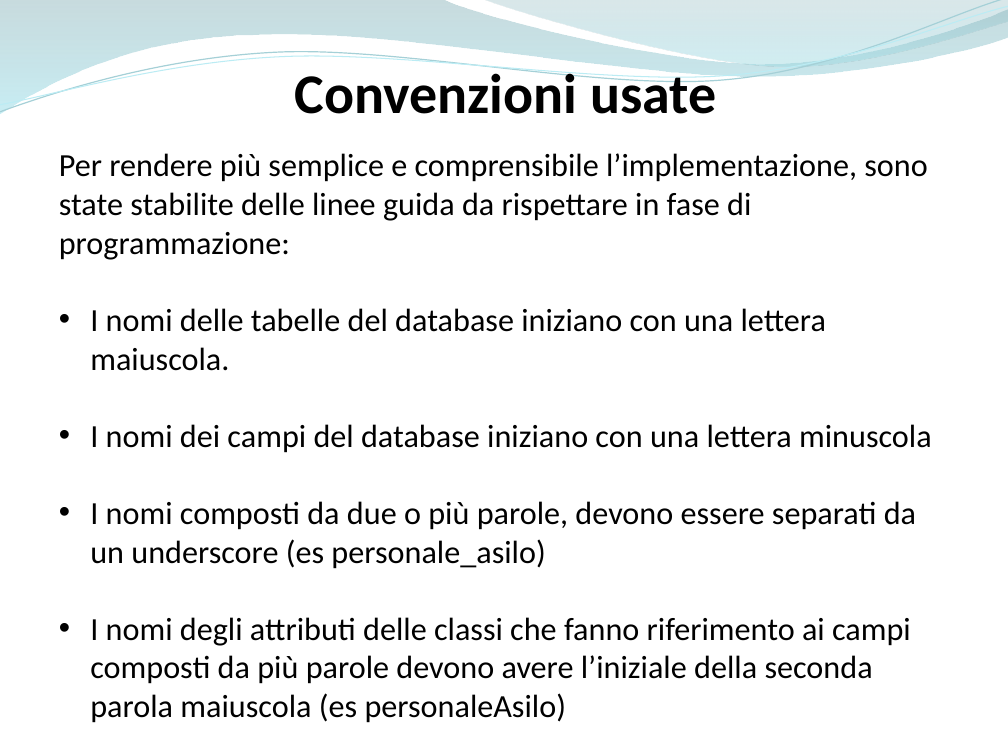
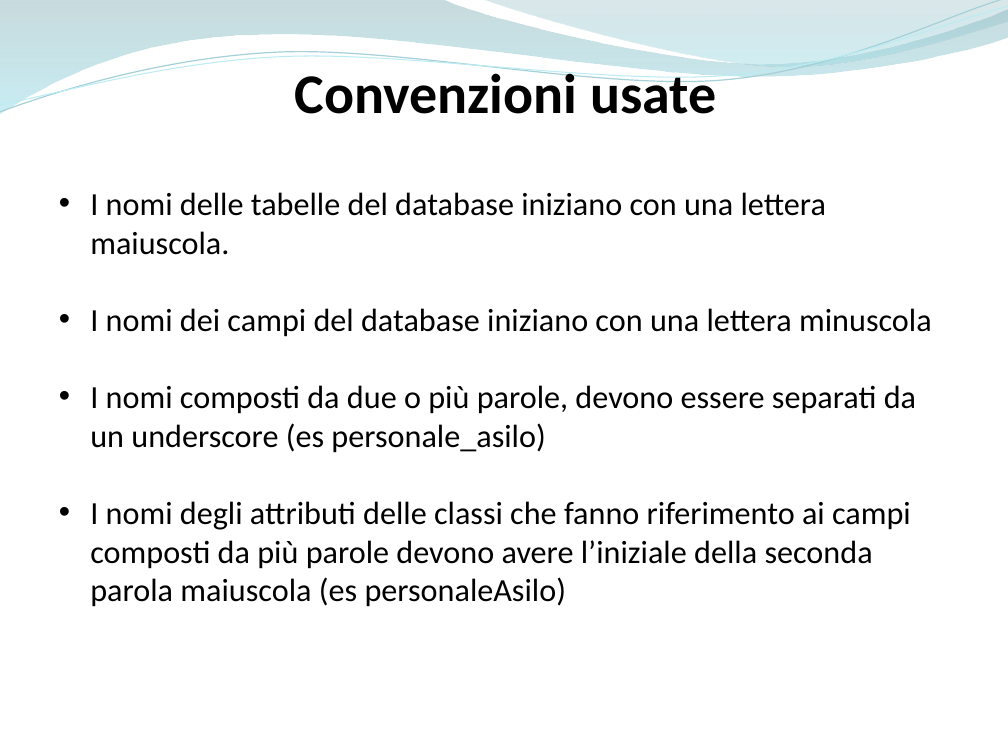
Before and after one commit to ammirate/at-silo, a slide deck: slide 3 of Presentazione/Atsilo2/Luigi/Luigi_PresentazioneFinale.pptx. Drawn at 1008x756 pixels with LibreOffice and Linux fonts; fonts in the diff are those of the drawing. Boxes give left, top, right and bottom in pixels: in the first picture for what was removed or moved away, otherwise in the second. Text is boxed around its words. In the diff, an @@ line names an element or a change of style, - is before the commit and + after.

```diff
--- a/Presentazione/Atsilo2/Luigi/Luigi_PresentazioneFinale.pptx
+++ b/Presentazione/Atsilo2/Luigi/Luigi_PresentazioneFinale.pptx
@@ text at <box>59,153,927,260</box>: paragraph removed @@
-Per rendere più semplice e comprensibile l’implementazione, sono state stabilite delle linee guida da rispettare in fase di programmazione:
```
Also in this commit, not shown: 7 other slides changed, 1 slide added.
